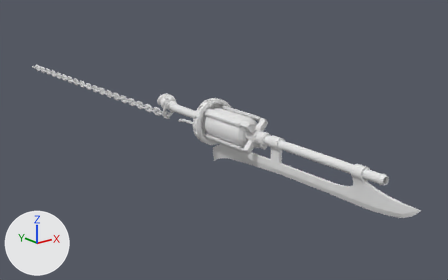
The FBX model Thyme 2.0/Assets/Models/Main Character/Thymeblade.fbx, before and after one commit.
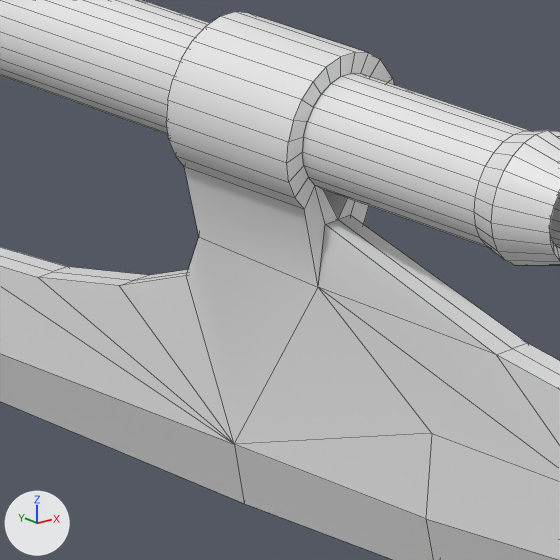
There are two pictures of each version: one whole from a 50 mm lens placed at (-1.69, -2.23, 0.79), pointed at (0.25, 0.19, -0.18), one close up on the part from 75% to 86% of the width and 58% to 75% of the height. Arrows for +X, +Y and +Z are at lower left; the lights stay in place. The close-ups show mesh edges as thin lines. Where no turn or scale is listed for an object, it has been applied to the vertices.

The scene before the commit, as lines of its bpy script (objects in view):
```python
me_gear_000 = bpy.data.meshes.new('Gear.000')
me_gear_000.from_pydata(...)  # 1594 vertices, 1588 faces; spans x -0.07..0.07, y -1.16..0.4, z -0.17..0.09
me_gear_004 = bpy.data.meshes.new('Gear.004')
me_gear_004.from_pydata(...)  # 476 vertices, 474 faces; spans x -0.03..0.03, y -0.712..0.0, z -0.03..0.03
ob_barrel = bpy.data.objects.new('Barrel', me_gear_004)
ob_barrel.location = (0.0001, -0.3014, 0.0179)
ob_body = bpy.data.objects.new('Body', me_gear_000)
ob_body.location = (0.0, 0.0, 0.0)
```
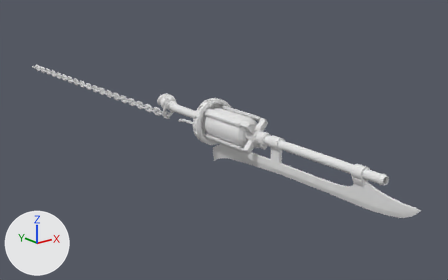
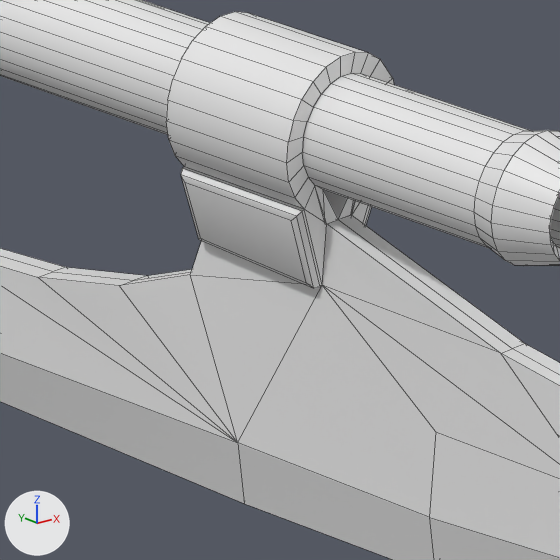
Where the newer file only moved an object's origin or applied its transform, the numbers keep the older frame.

Diff of the bpy script that builds the scene:
```diff
--- a/Thyme 2.0/Assets/Models/Main Character/Thymeblade.fbx.py
+++ b/Thyme 2.0/Assets/Models/Main Character/Thymeblade.fbx.py
@@ me_gear_004 @@
 # used by ob_barrel; location = (0.0001, -0.3014, 0.0179)
-me_gear_004.from_pydata(...)  # 476 vertices, 474 faces; spans x -0.03..0.03, y -0.712..0.0, z -0.03..0.03
+me_gear_004.from_pydata(...)  # 500 vertices, 504 faces; spans x -0.03..0.03, y -0.712..0.0, z -0.03..0.03
+# me_gear_004 part 1: 26 vertices added at x -0.018..0.018, y -0.381, z -0.018..0.018
@@ me_gear_000 @@
 # used by ob_body; location = (0.0, 0.0, 0.0)
-me_gear_000.from_pydata(...)  # 1594 vertices, 1588 faces; spans x -0.07..0.07, y -1.16..0.4, z -0.17..0.09
+me_gear_000.from_pydata(...)  # 1660 vertices, 1671 faces; spans x -0.07..0.07, y -1.16..0.4, z -0.17..0.09
+# me_gear_000 part 2: 1 vertex moved within x 0.0, y -1.13, z -0.06; 8 vertices removed from x -0.01..0.0, y -1.13..-0.87, z -0.06..-0.03; 32 vertices added at x -0.02..0.02, y -1.13..-0.87, z -0.06..0.0
```

Boxes [x1, y1, x2, y2] around the edits, measured in the close-ups (560 x 560 px):
part 1 of me_gear_004, added: after [0, 0, 210, 135]
part 2 of me_gear_000, built on: before [129, 222, 560, 560]; after [140, 167, 560, 557]
